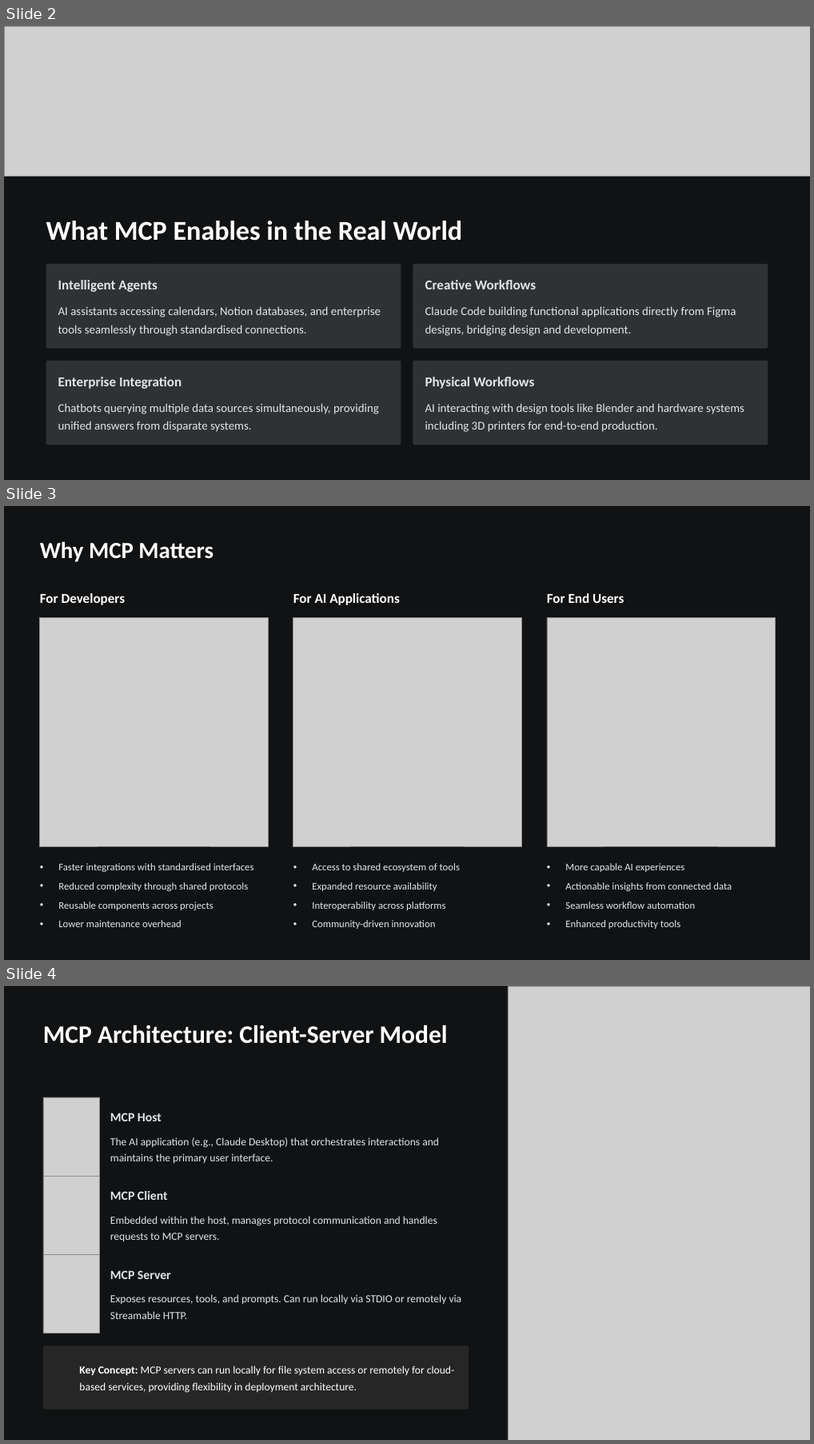
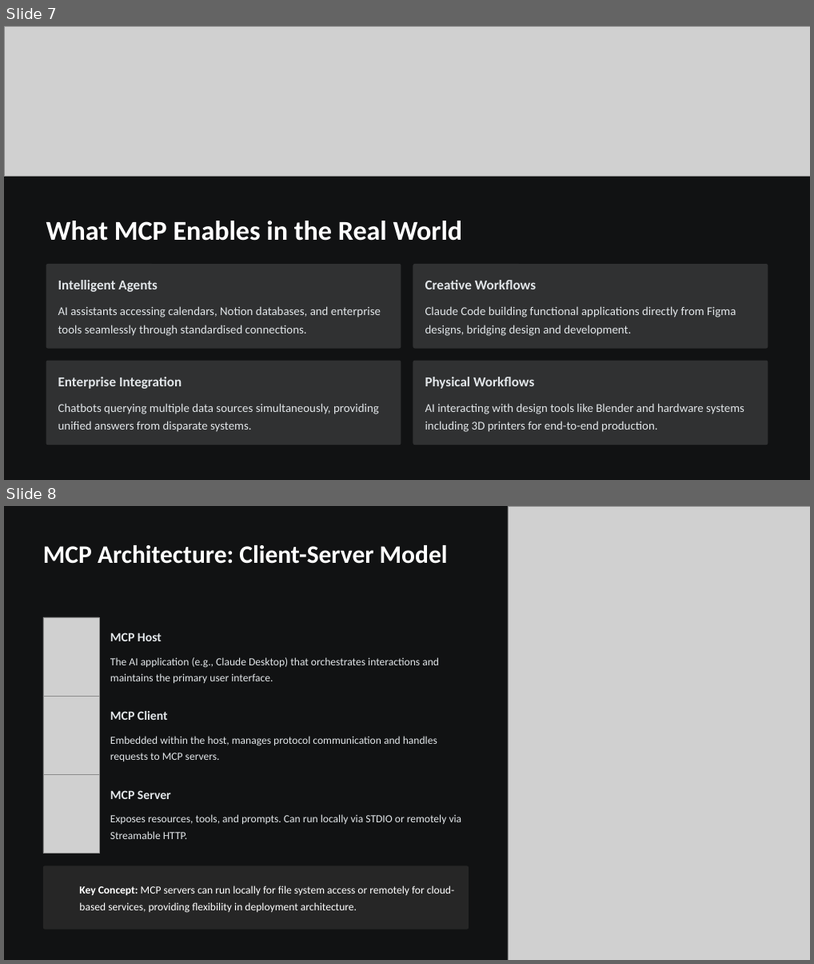
Before and after one commit to makaveli006/mcp_seminar_ppt, a slide deck: Model-Context-Protocol-MCP.pptx. Shown one above the other, each under a label of ours: slides 2, 3 and 4 before the commit, slides 7 and 8 after it. The pictures are 814x1444 and 814x964 pixels, drawn with LibreOffice and Linux fonts; fonts in the diff are those of the drawing; grey boxes stand for pictures; background and template pictures are left out. Boxes give left, top, right and bottom in pixels: in the first picture for what was removed or moved away, otherwise in the second. Text is boxed around its words. In the diff, an @@ line names an element or a change of style, - is before the commit and + after.

```diff
--- a/Model-Context-Protocol-MCP.pptx
+++ b/Model-Context-Protocol-MCP.pptx
@@ slide 3 removed at [4,506,810,960], background #FFFFFF; not listed: 1 template element that a slide beside it also shows @@
@@ text removed at [40,541,214,562] @@
-Why MCP Matters
@@ text removed at [40,593,126,605] @@
-For Developers
@@ text removed at [294,593,400,605] @@
-For AI Applications
@@ text removed at [547,593,624,603] @@
-For End Users
@@ picture removed at [40,618,268,846] @@
@@ picture removed at [294,618,522,846] @@
@@ picture removed at [547,618,776,846] @@
@@ text removed at [58,863,254,872] @@
-• Faster integrations with standardised interfaces
@@ text removed at [312,863,460,872] @@
-• Access to shared ecosystem of tools
@@ text removed at [566,863,686,872] @@
-• More capable AI experiences
@@ text removed at [58,882,248,891] @@
-• Reduced complexity through shared protocols
@@ text removed at [312,882,438,891] @@
-• Expanded resource availability
@@ text removed at [566,882,732,891] @@
-• Actionable insights from connected data
@@ text removed at [58,901,214,910] @@
-• Reusable components across projects
@@ text removed at [312,901,446,910] @@
-• Interoperability across platforms
@@ text removed at [566,901,695,908] @@
-• Seamless workflow automation
@@ text removed at [58,920,182,927] @@
-• Lower maintenance overhead
@@ text removed at [312,920,436,928] @@
-• Community-driven innovation
@@ text removed at [566,920,681,928] @@
-• Enhanced productivity tools
@@ what was slide 2 is now slide 7 @@
@@ what was slide 4 is now slide 8 @@
```
Also in this commit, not shown: 12 slides added.
